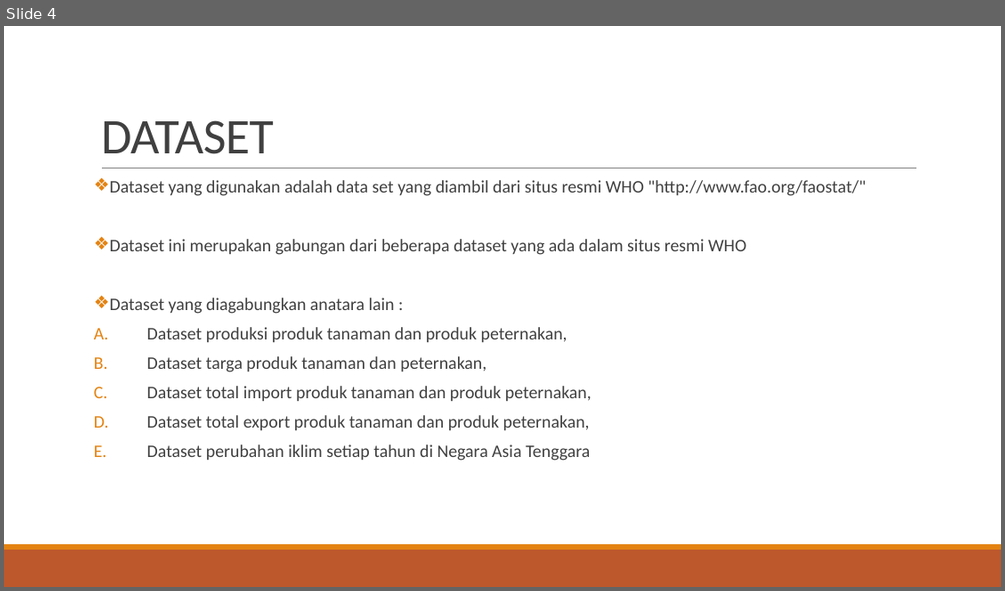
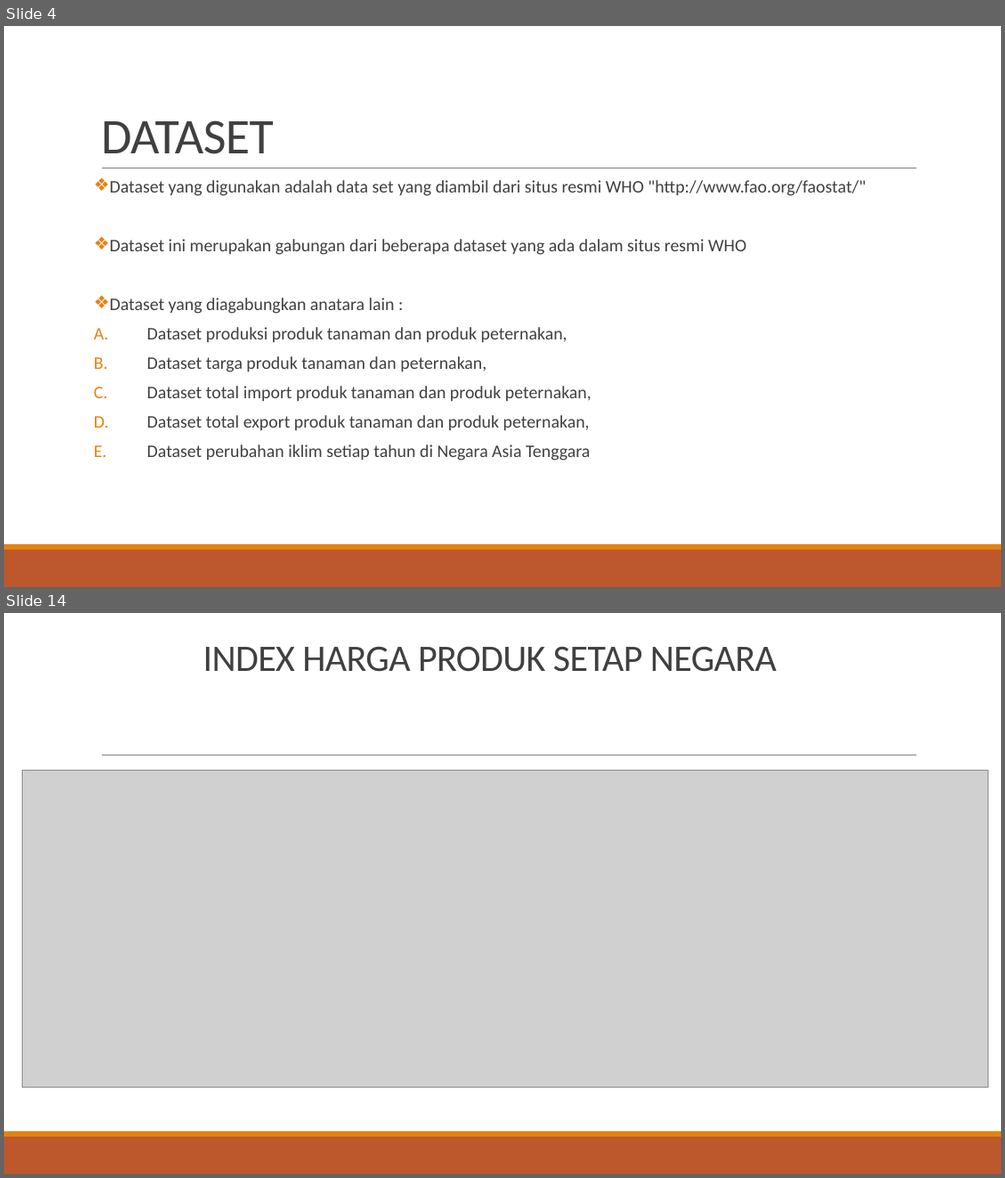
Before and after one commit to DWahyuA/FP_JCDS_DwiWahyuAndrian, a slide deck: FINAL PROJECT.pptm. Shown one above the other, each under a label of ours: slide 4 before the commit, slides 4 and 14 after it; the slides between them are not shown. The pictures are 1005x591 and 1005x1178 pixels, drawn with LibreOffice and Linux fonts; fonts in the diff are those of the drawing; grey boxes stand for pictures. Boxes give left, top, right and bottom in pixels: in the first picture for what was removed or moved away, otherwise in the second. Text is boxed around its words. In the diff, an @@ line names an element or a change of style, - is before the commit and + after.

```diff
--- a/FINAL PROJECT.pptm
+++ b/FINAL PROJECT.pptm
@@ slide 14 added at [4, 613, 1001, 1174], background #FFFFFF; not listed: 3 template elements that a slide beside it also shows @@
@@ title added at [203, 646, 777, 672], 36 pt, text #404040 @@
+INDEX HARGA PRODUK SETAP NEGARA
@@ picture added at [22, 770, 987, 1087] @@
```
Also in this commit, not shown: 12 other slides added, 1 slide removed, 33 other files.
